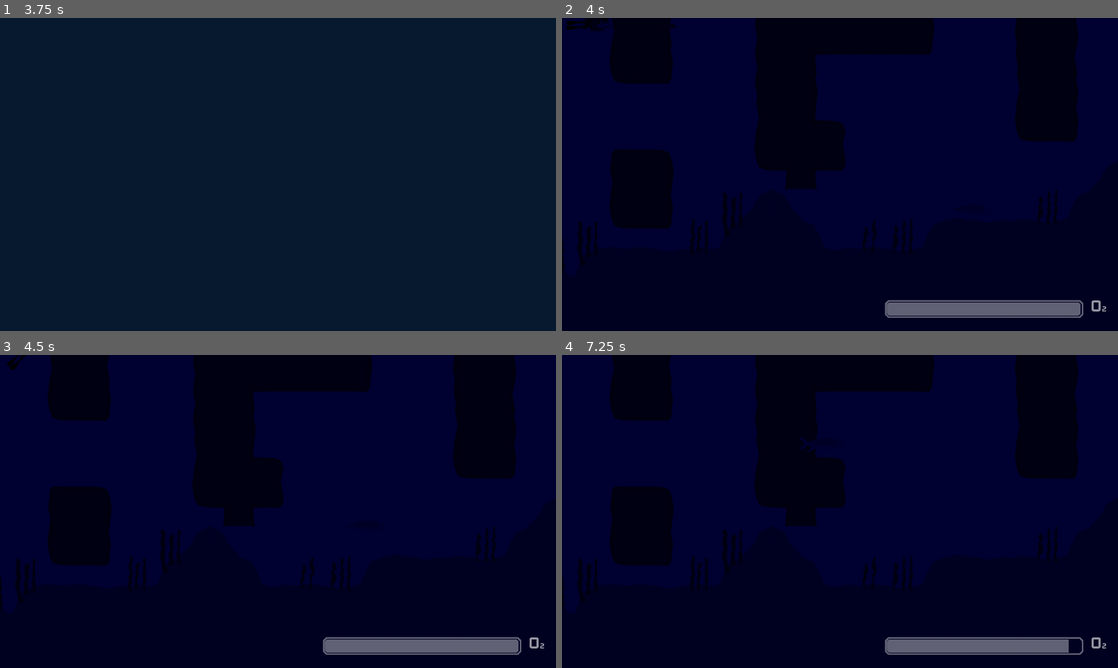
Above: before the commit, frames 1-4 (two rows, left to right).
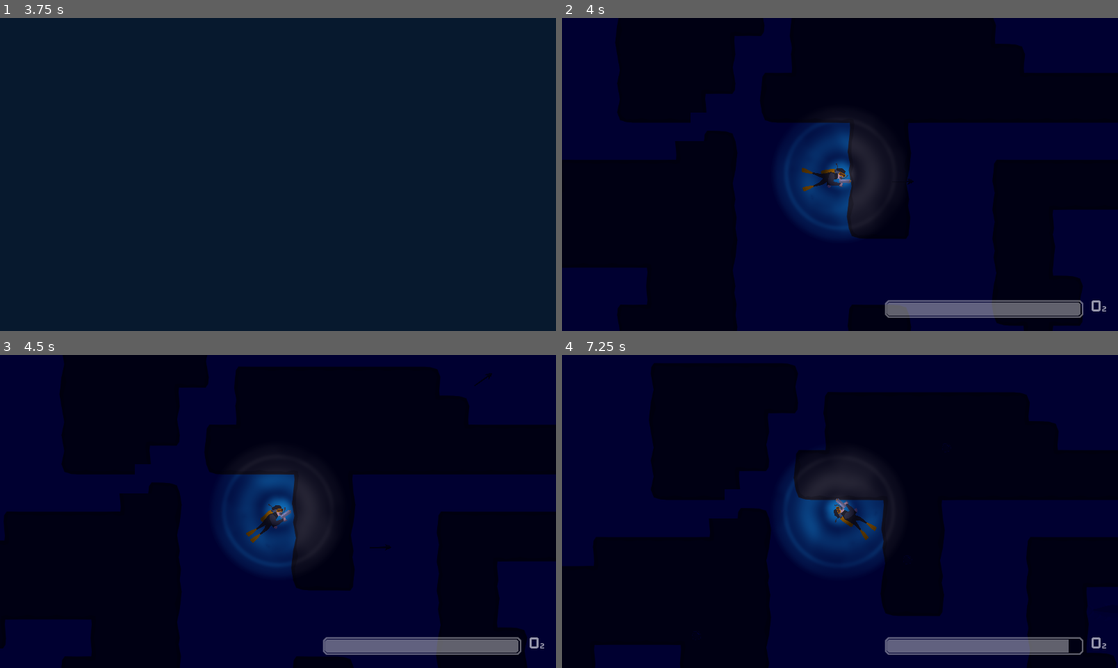
Above: after the commit, the same moments.

Repository: c1ayer/Game-Jam-Jan-2025
Game: Godot game, scene res://scenes/title_screen.tscn
Two runs of this game, one before a commit and one after it. Both use one fixed random seed, a clock stepped at 60 frames per second and the inputs below.
Inputs (mouse positions are in pixels of both pictures, inside the frame that each line leads up to):
- Up to frame 1 (3.75 s): hold D (move_right) 0.53-1.25 s; hold Space (shoot) 0.53-1.25 s; click (433, 252) at 1.25 s; hold S (move_down) 2.03-2.78 s; tap Space (shoot) at 2.1, 3.6 s; hold D (move_right) 2.78-3.53 s; hold Space (shoot) 2.78-3.53 s; tap Enter at 3.5 s; hold W (move_up) from 3.53 s (still down)
- Up to frame 2 (4 s): keep holding W (move_up)
- Up to frame 3 (4.5 s): release W (move_up) at 4.28 s; hold A (move_left) from 4.28 s (still down); hold Space (shoot) from 4.28 s (still down)
- Up to frame 4 (7.25 s): release Space (shoot) at 5.03 s; tap Space (shoot) at 5.1, 6.6 s; release A (move_left) at 5.78 s; hold S (move_down) 5.78-6.53 s; hold Space (shoot) 5.78-6.53 s; hold D (move_right) from 6.53 s (still down)

Frame 1 is identical in both runs. In frame 2, 36% of the frame differs, in the area x 0-100%, y 0-82%; in frame 3, 37%; in frame 4, 41%, in the area x 0-100%, y 0-83%.
Error before the commit: Cannot call method 'get_screen_center_position' on a null value. (res://scripts/bubble_spawner.gd:15)

Commit message:
Fix Player Scene

Diff:
--- a/michael-bubble/scenes/player.tscn
+++ b/michael-bubble/scenes/player.tscn
@@ -1,12 +1,61 @@
-[gd_scene load_steps=6 format=3 uid="uid://caa51017re5wo"]
+[gd_scene load_steps=16 format=3 uid="uid://caa51017re5wo"]
 
-[ext_resource type="Script" path="res://scripts/character_body_2d.gd" id="1_4o0gx"]
-[ext_resource type="Texture2D" uid="uid://cblqllw6w3y5n" path="res://assets/diver.png" id="2_ebe4k"]
-[ext_resource type="PackedScene" path="res://scenes/harpoon.tscn" id="3_8hnll"]
+[ext_resource type="Script" path="res://scripts/diver.gd" id="1_6wqe2"]
+[ext_resource type="PackedScene" uid="uid://b1m18gkavx7s3" path="res://scenes/harpoon.tscn" id="3_8hnll"]
+[ext_resource type="Texture2D" uid="uid://by47rw0iaqily" path="res://assets/PlayerAnim/Page 19.png" id="5_hc386"]
+[ext_resource type="Texture2D" uid="uid://cj4wbcjx4j6ri" path="res://assets/PlayerAnim/Page 20.png" id="6_3p6hr"]
+[ext_resource type="Texture2D" uid="uid://wkigie33o0my" path="res://assets/PlayerAnim/Page 21.png" id="7_ke44p"]
+[ext_resource type="Texture2D" uid="uid://c0rc2t5f2l27o" path="res://assets/PlayerAnim/Page 22.png" id="8_mava3"]
+[ext_resource type="Texture2D" uid="uid://dvbq33du0iq0l" path="res://assets/PlayerAnim/Page 23.png" id="9_r47q6"]
+[ext_resource type="Texture2D" uid="uid://43g1lcly2xjg" path="res://assets/PlayerAnim/Page 24.png" id="10_74va2"]
+[ext_resource type="Texture2D" uid="uid://go7xtbpmxkqo" path="res://assets/lightmask.png" id="11_8k1sc"]
+[ext_resource type="Texture2D" uid="uid://dsgglf4cxbit" path="res://assets/PlayerAnim/Page 25.png" id="11_m0m03"]
+[ext_resource type="Texture2D" uid="uid://cjq5muq71cwid" path="res://assets/deddiver.png" id="11_ual1o"]
+[ext_resource type="Texture2D" uid="uid://84if5p5pi8yh" path="res://assets/PlayerAnim/Page 26.png" id="12_yg4vl"]
 
 [sub_resource type="CapsuleShape2D" id="CapsuleShape2D_qg0bh"]
-radius = 22.0
+radius = 19.0
 height = 96.0
+
+[sub_resource type="SpriteFrames" id="SpriteFrames_xr735"]
+animations = [{
+"frames": [{
+"duration": 1.0,
+"texture": ExtResource("11_ual1o")
+}],
+"loop": true,
+"name": &"ded",
+"speed": 0.0
+}, {
+"frames": [{
+"duration": 1.0,
+"texture": ExtResource("5_hc386")
+}, {
+"duration": 1.0,
+"texture": ExtResource("6_3p6hr")
+}, {
+"duration": 1.0,
+"texture": ExtResource("7_ke44p")
+}, {
+"duration": 1.0,
+"texture": ExtResource("8_mava3")
+}, {
+"duration": 1.0,
+"texture": ExtResource("9_r47q6")
+}, {
+"duration": 1.0,
+"texture": ExtResource("10_74va2")
+}, {
+"duration": 1.0,
+"texture": ExtResource("11_m0m03")
+}, {
+"duration": 1.0,
+"texture": ExtResource("12_yg4vl")
+}],
+"loop": true,
+"name": &"default",
+"speed": 20.0
+}]
 
 [sub_resource type="CircleShape2D" id="CircleShape2D_scoex"]
 radius = 70.0
@@ -19,20 +68,33 @@
 z_as_relative = false
 collision_layer = 3
 collision_mask = 2
-script = ExtResource("1_4o0gx")
+script = ExtResource("1_6wqe2")
+harpoon_scene = ExtResource("3_8hnll")
 
 [node name="Harpoon" parent="CharacterBody2D" instance=ExtResource("3_8hnll")]
 position = Vector2(31, -29)
 
 [node name="CollisionShape2D" type="CollisionShape2D" parent="CharacterBody2D"]
 position = Vector2(27, 2)
-rotation = 1.5708
+rotation = 1.53589
 shape = SubResource("CapsuleShape2D_qg0bh")
 
-[node name="Sprite2D" type="Sprite2D" parent="CharacterBody2D"]
-position = Vector2(30, -1)
-scale = Vector2(0.153922, 0.17284)
-texture = ExtResource("2_ebe4k")
+[node name="AnimatedSprite2D" type="AnimatedSprite2D" parent="CharacterBody2D"]
+position = Vector2(27, -4)
+scale = Vector2(0.166875, 0.166875)
+sprite_frames = SubResource("SpriteFrames_xr735")
+autoplay = "default"
+
+[node name="PointLight2D" type="PointLight2D" parent="CharacterBody2D"]
+position = Vector2(57, -7)
+scale = Vector2(2.36641, 2.36641)
+shadow_enabled = true
+shadow_color = Color(0.0392157, 0.0392157, 0.0392157, 1)
+texture = ExtResource("11_8k1sc")
+texture_scale = 0.2
+
+[node name="Camera2D" type="Camera2D" parent="CharacterBody2D"]
+position = Vector2(56, -6)
 
 [node name="waterReflector" type="Area2D" parent="CharacterBody2D"]
 position = Vector2(39, 1)
